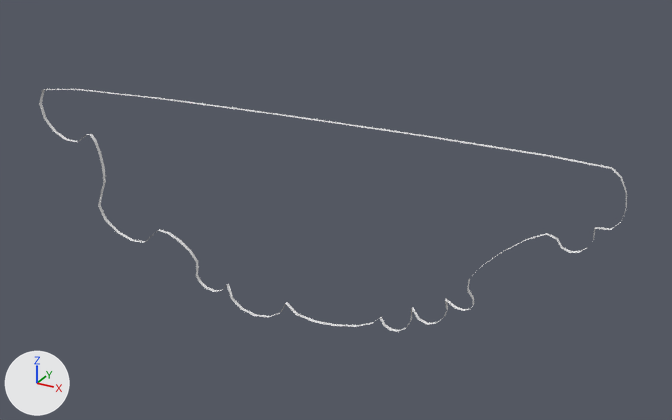
Two versions of the Blender file Content/PuffBOMB/3D/BladeMBlock01.blend, one commit apart.
Before and after are seen from a camera (50 mm lens) standing at (27.3, -22.15, 21.02) and looking at (14.66, 0.85, 9.53). The lights are fixed; the arrows at lower left show +X, +Y and +Z. The same objects are shown in both versions, whatever each file hides.
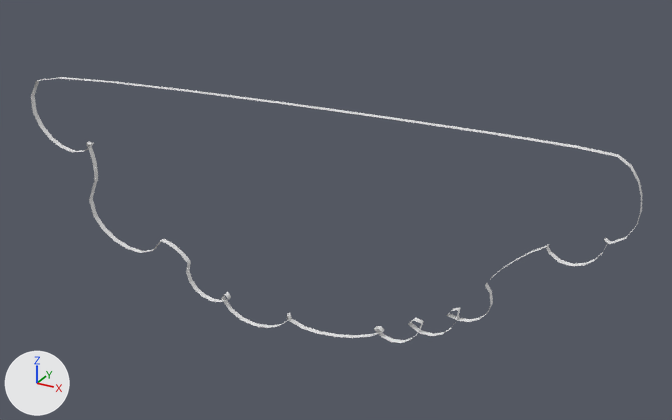
The change, as a list of edits to the scene's bpy script:
```text
Change cu_curve_001:
    where _sp = cu_curve_001.splines.new('BEZIER'); _sp.bezier_points.add(13)
    remove _sp.bezier_points.foreach_set('co', [5.084, 9.014, 0.0, 7.977, 6.812, 0.0, 8.632, 3.456, 0.0, 12.15, 1.619, 0.0, 15.11, 0.148, 0.0, 17.12, -0.259, 0.0, 20.86, -0.417, 0.0, 26.4, 0.268, 0.0, 28.09, 1.257, 0.0, 29.8, 2.199, 0.0, 30.88, 3.015, 0.0, 34.77, 6.535, 0.0, 36.33, 7.386, 0.0, 36.71, 10.15, 0.0])
    remove _sp.bezier_points.foreach_set('handle_left', [5.75, 9.767, 0.0, 6.818, 5.135, 0.0, 9.465, 4.459, 0.0, 11.43, -0.226, 0.0, 15.66, 0.987, 0.0, 16.41, -1.653, 0.0, 20.52, -2.097, 0.0, 26.31, -0.623, 0.0, 28.31, -0.378, 0.0, 30.4, 1.24, 0.0, 31.77, 2.142, 0.0, 34.42, 7.479, 0.0, 36.59, 6.201, 0.0, 37.68, 9.855, 0.0])
    remove _sp.bezier_points.foreach_set('handle_right', [3.556, 7.286, 0.0, 8.521, 7.598, 0.0, 7.129, 1.645, 0.0, 12.61, 2.796, 0.0, 14.6, -0.615, 0.0, 17.08, -2.285, 0.0, 21.49, -1.817, 0.0, 26.66, -0.728, 0.0, 28.74, -0.243, 0.0, 30.72, 1.41, 0.0, 30.21, 3.67, 0.0, 35.15, 5.502, 0.0, 37.96, 7.065, 0.0, 35.81, 10.43, 0.0])
    add _sp.bezier_points.foreach_set('co', [5.084, 9.014, 0.0, 7.977, 6.812, 0.0, 8.632, 3.456, 0.0, 12.15, 1.619, 0.0, 15.11, 0.148, 0.0, 17.12, -0.259, 0.0, 20.86, -0.417, 0.0, 26.4, 0.268, 0.0, 28.09, 1.257, 0.0, 29.8, 2.199, 0.0, 31.2, 3.263, 0.0, 34.77, 6.535, 0.0, 36.33, 7.386, 0.0, 36.71, 10.15, 0.0])
    add _sp.bezier_points.foreach_set('handle_left', [5.75, 9.767, 0.0, 6.818, 5.135, 0.0, 9.465, 4.459, 0.0, 11.43, -0.226, 0.0, 15.66, 0.987, 0.0, 16.41, -1.653, 0.0, 20.52, -2.097, 0.0, 26.31, -0.623, 0.0, 28.31, -0.378, 0.0, 30.4, 1.24, 0.0, 32.09, 2.39, 0.0, 34.42, 7.479, 0.0, 36.59, 6.201, 0.0, 37.68, 9.855, 0.0])
    add _sp.bezier_points.foreach_set('handle_right', [3.556, 7.286, 0.0, 8.521, 7.598, 0.0, 7.129, 1.645, 0.0, 12.61, 2.796, 0.0, 14.6, -0.615, 0.0, 17.08, -2.285, 0.0, 21.49, -1.817, 0.0, 26.66, -0.728, 0.0, 28.74, -0.243, 0.0, 30.72, 1.41, 0.0, 30.53, 3.918, 0.0, 35.15, 5.502, 0.0, 37.96, 7.065, 0.0, 35.81, 10.43, 0.0])
    where _sp = cu_curve_001.splines.new('BEZIER'); _sp.bezier_points.add(13)
    _sp.resolution_u: 6 -> 8
    add cu_curve_001.offset = -0.6
    cu_curve_001.extrude: 0.1 -> 0.15
    cu_curve_001.resolution_u: 6 -> 8
    cu_curve_001.fill_mode: 'HALF' -> 'FRONT'
```

Changed parts and their boxes (x1, y1, x2, y2) in the pictures (672 x 420 px):
'Curve.001', reshaped (9% taller)
    before: (39, 89, 627, 332)
    after: (31, 77, 643, 343)
